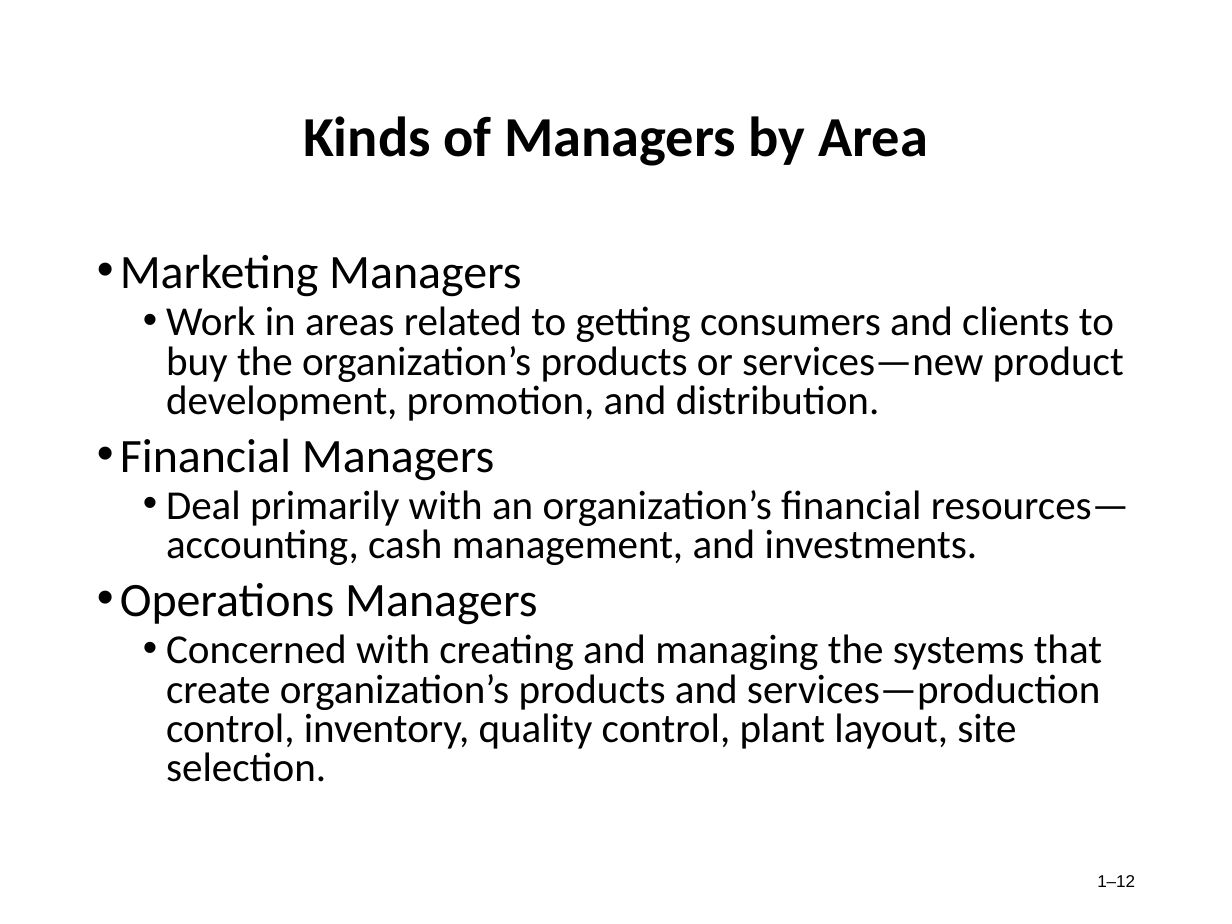
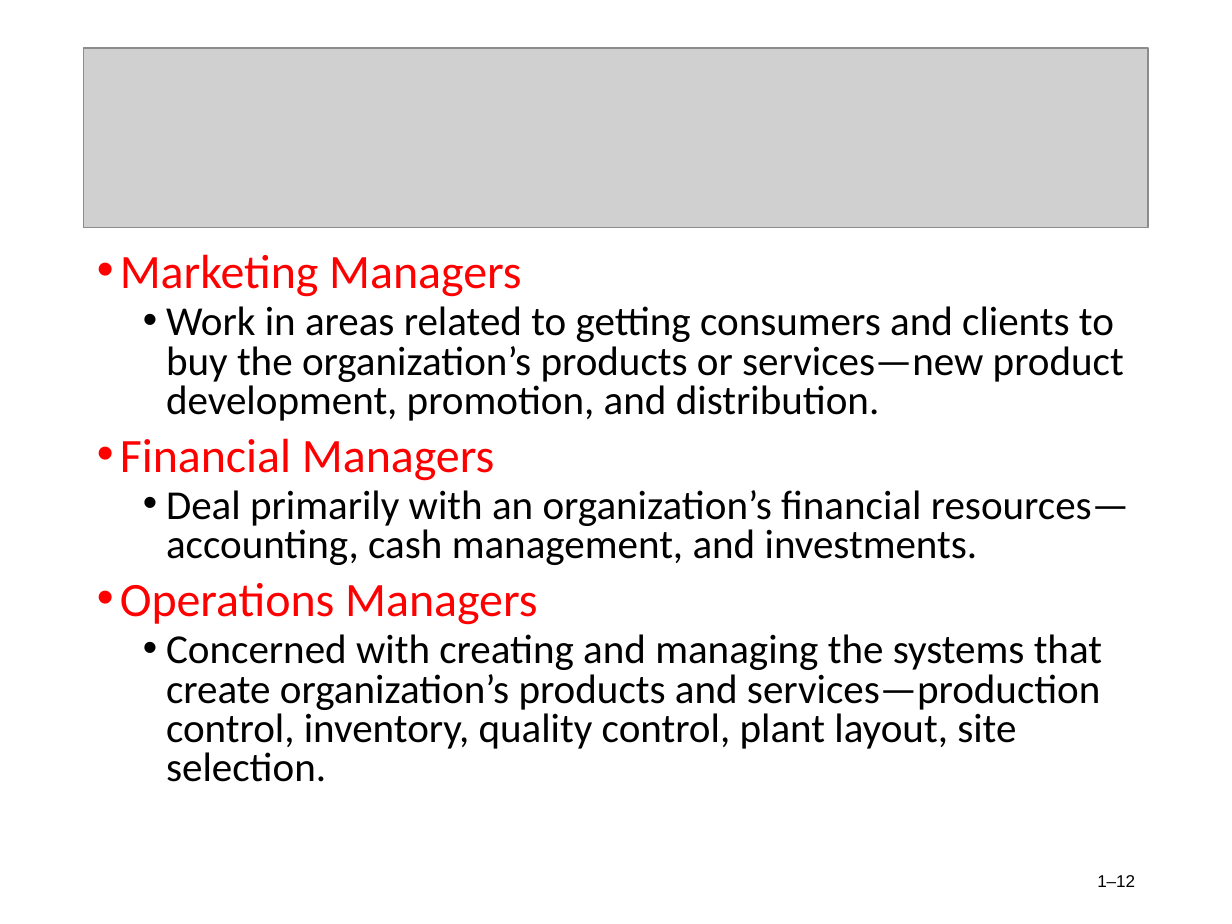
Before and after one commit to AbdullahRFA/3_2_ALL_Resources, a slide deck: slide 12 of Management & Accounting /Management/Chapter-1 (MGT).ppt. Drawn at 1232x924 pixels with LibreOffice and Linux fonts; fonts in the diff are those of the drawing; grey boxes stand for pictures. Boxes give left, top, right and bottom in pixels: in the first picture for what was removed or moved away, otherwise in the second. Text is boxed around its words. In the diff, an @@ line names an element or a change of style, - is before the commit and + after.

```diff
--- a/Management & Accounting /Management/Chapter-1 (MGT).ppt
+++ b/Management & Accounting /Management/Chapter-1 (MGT).ppt
@@ picture added at (x1=84, y1=48, x2=1148, y2=228) @@
@@ title removed at (x1=303, y1=116, x2=928, y2=166) @@
-Kinds of Managers by Area
@@ text at (x1=120, y1=254, x2=537, y2=625): text colour #000000 to #FF0000 in "Marketing Managers", "Financial Managers", "Operations Managers"; bullet colour #000000 to #FF0000 @@
```
Also in this commit, not shown: 14 other slides changed, 2 slides added, 2 slides removed, 5 other files.
